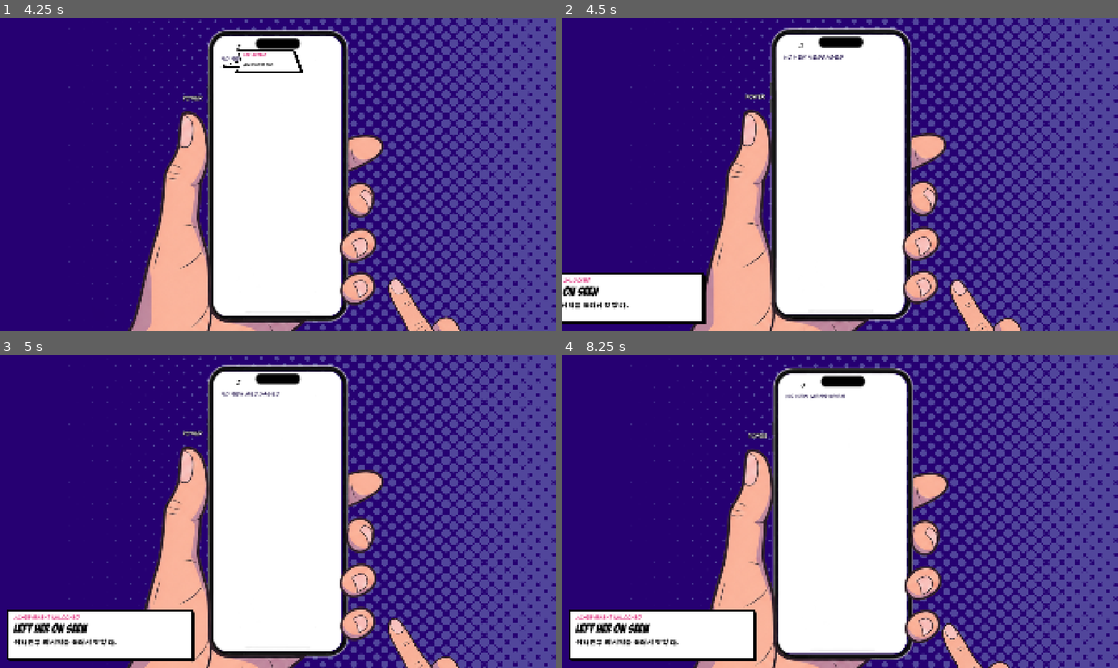
Above: before the commit, frames 1-4 (two rows, left to right).
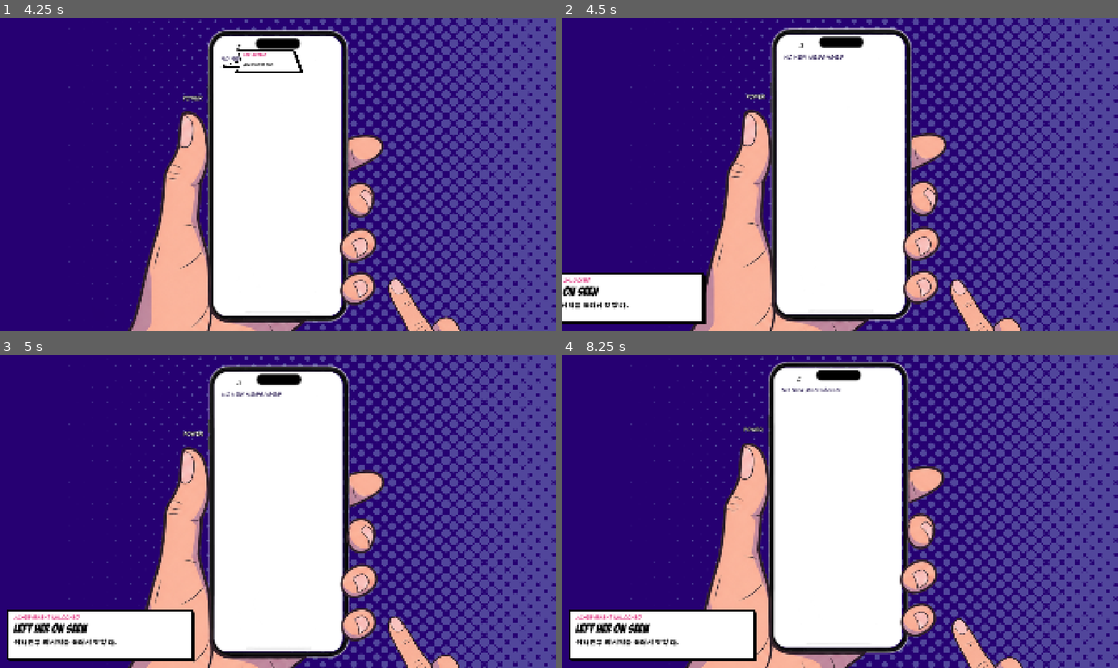
Above: after the commit, the same moments.

Repository: xyur2/DLQ
Game: Godot game, scene res://scenes/ui/intro_screen.tscn
Same seed, same stepped clock (60 frames per second), same inputs: the game is played once before the commit and once after it.
Inputs (mouse positions are in pixels of both pictures, inside the frame that each line leads up to):
- Up to frame 1 (4.25 s): tap Enter at 0.5 s; move the mouse to (400, 158) at 0.52 s; hold D (move_right) 0.53-1.25 s; hold E (interact) 0.53-1.25 s; click (400, 158) at 0.67 s; click "ENDLESS MODE" at 1.25 s; move the mouse to (533, 309) at 2.02 s; hold S (move_down) 2.03-2.78 s; tap N (next_level) at 2.1 s; click (533, 309) at 2.17 s; move the mouse to (333, 105) at 2.77 s; hold D (move_right) 2.78-3.53 s; hold Q (open_phone) 2.78-3.53 s; move the mouse to (250, 237) at 3.52 s; hold W (move_up) from 3.53 s (still down); tap Z at 3.6 s; click (250, 237) at 3.67 s
- Up to frame 2 (4.5 s): move the mouse to (823, 61) at 4.27 s; release W (move_up) at 4.28 s; hold A (move_left) from 4.28 s (still down); hold E (interact) from 4.28 s (still down); click (823, 61) at 4.42 s
- Up to frame 3 (5 s): keep holding A (move_left); keep holding E (interact)
- Up to frame 4 (8.25 s): move the mouse to (673, 464) at 5.02 s; release E (interact) at 5.03 s; tap N (next_level) at 5.1, 8.1 s; move the mouse to (867, 511) at 5.77 s; release A (move_left) at 5.78 s; hold S (move_down) 5.78-6.53 s; hold Q (open_phone) 5.78-6.53 s; click (867, 511) at 5.92 s; move the mouse to (756, 433) at 6.52 s; hold D (move_right) 6.53-7.28 s; tap Z at 6.6 s; move the mouse to (962, 495) at 7.27 s; hold W (move_up) 7.28-8.03 s; hold E (interact) 7.28-8.03 s; move the mouse to (728, 527) at 8.02 s; hold D (move_right) from 8.03 s (still down); click (728, 527) at 8.17 s

Frame 1 is identical in both runs. In frame 2, 1.9% of the frame differs, in the area x 23-83%, y 4-100%; in frame 3, 4.1%; in frame 4, 10%, in the area x 22-83%, y 2-100%.

Commit message:
레벨 난이도 표 수정, 무한 모드 난이도를 따로 올리기
- 레벨 1~9: 사람 수, 따라오는 사람, DM 주기·쉬는 시간, 가짜 글자, 답장 문구 비율을 새 표대로
- 무한 모드: 27명에서 1분마다 +1(최대 50), 따라오는 사람 1명에서 1시간마다 +1(최대 10)
- 무한 모드: 가짜 글자 1시간마다 +3, 칸을 넘으면 칸 가득. 풍선 간격·흩어짐·어긋남은 가짜 글자 수에 맞는 레벨 값
- 무한 모드: 답장 문구 비율을 계단식으로 (③ 중심 → ④ → ⑤ → ⑥ → ⑥만), DM 주기는 레벨 4부터
- 무한 모드: 시계 1시간마다 1000점

Co-Authored-By: Claude Opus 5.5 <noreply@anthropic.com>

Diff:
--- a/scripts/game_config.gd
+++ b/scripts/game_config.gd
@@ -139,6 +139,7 @@
 
 # 점수
 const SCORE_CLEAR: int = 2000                 # 레벨 클리어 보너스. 모든 레벨 같음. 무한 모드·테스트 맵은 없음
+const SCORE_ENDLESS_HOUR: int = 1000          # 무한 모드: 시계가 1시간 지날 때마다 (10시 → 11시 …)
 const SCORE_REPLY_BASE: int = 200             # 1단계에서 답장할 때
 const SCORE_REPLY_STAGE_PENALTY: int = 20     # 밀린 단계마다 깎임
 const SCORE_REPLY_MIN: int = 20
@@ -186,20 +187,19 @@
 # 플레이할 수 있는 레벨 9개. 화면에는 Level 1~9로 나온다(level_index 0~8).
 # 레벨마다 맵 파일이 따로 있다(level_N.tscn). 소품·문 배치는 레벨마다 따로 고칠 수 있다.
 # 방 구조는 3레벨마다 바뀐다: 1~3 큰 방 + 작은 방, 4~6 큰 방 + 작은 방 4개, 7~9 큰 방 - 긴 복도 - 큰 방, 복도 옆 작은 방 3개.
-# DM 주기와 답장 후 쉬는 시간은 레벨 5까지 짧아지고(3.0 → 2.4초, 5 → 4초) 그 뒤로는 그대로다.
-# 휴대폰 답장 난이도 (기획 표):
-#   레벨 | 답장 문구 묶음 비율 (reply_weights) | 글자 풍선               | 풍선 간격
-#   1    | 1                                    | 필요한 글자만            | 서로 떨어져 (가지런히)
-#   2    | 6:4 (+ 한 단어 길게)                 | 필요한 글자만            | 서로 떨어져 (가지런히)
-#   3    | 4:3:3 (+ 두 단어 짧게)               | 필요한 글자만            | 불규칙하게 떨어져
-#   4    | 3:3:4                                | 필요한 글자만            | 불규칙하게 떨어져
-#   5    | 2:3:5                                | 가짜 글자 3개            | 불규칙하게 붙어
-#   6    | 2:2:3:3 (+ 두 단어 길게)             | 가짜 글자 3개            | 불규칙하게 붙어
-#   7    | 1:2:2:3:2 (+ 세 단어 짧게)           | 가짜 글자 3개            | 빽빽하게
-#   8    | 1:1:2:2:2:2 (+ 세 단어 길게)         | 가짜 글자 3개            | 빽빽하게
-#   9    | 1:1:1:2:2:3                          | 가짜 글자로 칸을 꽉 채움 | 빽빽하게
-# 답장 문구는 레벨이 오를수록 묶음이 하나씩 더해지고(앞 레벨의 문구도 계속 나옴), 길고 단어가 많은 묶음의 비율이 커진다.
-# 사람 수 = 맵의 방 기본 인원 합(8, 14, 20) + npc_bonus(맵 안에서 1번째 레벨 2, 2번째 4, 3번째 6).
+# DM 주기는 레벨 1의 3초에서 레벨 9의 2초까지, 답장 후 쉬는 시간은 4.5초에서 3초까지 레벨마다 같은 만큼 줄어든다.
+# 레벨 | 사람 | 따라오는 사람 | DM 주기 | 쉬는 시간 | 가짜 글자 | 풍선 간격 | 흩어짐 | 어긋남 | 답장 문구 묶음 비율 (reply_weights)
+#   1  |  10  |  1  | 3.0   | 4.5    | 0       | 40 | 2.0 | 0  | 100
+#   2  |  13  |  1  | 2.875 | 4.3125 | 1       | 40 | 2.0 | 0  | 60:40
+#   3  |  16  |  2  | 2.75  | 4.125  | 2       | 36 | 1.8 | 14 | 40:30:30
+#   4  |  19  |  2  | 2.625 | 3.9375 | 3       | 36 | 1.8 | 14 | 30:30:40
+#   5  |  22  |  3  | 2.5   | 3.75   | 4       | 16 | 1.3 | 5  | 20:30:50
+#   6  |  25  |  3  | 2.375 | 3.5625 | 5       | 16 | 1.3 | 5  | 20:20:30:30
+#   7  |  28  |  4  | 2.25  | 3.375  | 6       | 6  | 1.0 | 0  | 10:20:20:30:20
+#   8  |  31  |  4  | 2.125 | 3.1875 | 7       | 6  | 1.0 | 0  | 10:10:20:20:20:20
+#   9  |  34  |  5  | 2.0   | 3.0    | 칸 가득 | 6  | 1.0 | 0  | 0:5:15:20:25:35
+# 답장 문구 묶음: ① 한 단어 짧게 ② 한 단어 길게 ③ 두 단어 짧게 ④ 두 단어 길게 ⑤ 세 단어 짧게 ⑥ 세 단어 길게.
+# 사람 수 = 맵의 방 기본 인원 합(레벨 1~3: 8, 4~6: 14, 7~9: 20) + npc_bonus.
 # 같은 키를 모든 레벨에 둔다. 레벨을 늘리려면 항목과 씬을 추가한다.
 const LEVELS: Array = [
     {
@@ -209,8 +209,8 @@
         'npc_kinds': {},           # 종류별 인원. 예: {'active': 1, 'tracker': 1, 'attention': 1, 'interactive': 1}. 나머지는 일반
         'follower_count': 1,       # follower_option을 켜고 시작하는 사람 수 (일반 사람 중에서)
         'dm_interval': 3.0,        # DM 도착 주기(초). 휴대폰을 보는 동안은 멈춘다
-        'reply_cooldown': 5.0,     # 답장한 뒤 다음 DM까지 쉬는 시간(초)
-        'reply_weights': [1],      # REPLY_PHRASE_GROUPS 묶음별로 뽑힐 비율. 개수만큼 앞에서부터 묶음을 쓴다. 예: [2, 1]이면 묶음1 2/3, 묶음2 1/3
+        'reply_cooldown': 4.5,     # 답장한 뒤 다음 DM까지 쉬는 시간(초)
+        'reply_weights': [100],    # REPLY_PHRASE_GROUPS 묶음별로 뽑힐 비율. 개수만큼 앞에서부터 묶음을 쓴다. 예: [2, 1]이면 묶음1 2/3, 묶음2 1/3
         'decoy_count': 0,          # 단어 글자 외에 섞이는 가짜 알파벳 수. -1이면 칸(LETTER_GRID)을 꽉 채운다
         'letter_gap': 40.0,        # 휴대폰 글자 풍선 사이 간격(px). LETTER_MIN_GAP보다 작아지지 않음
         'letter_spread': 2.0,      # 풍선을 흩어 놓는 정도. 줄 수 = 풍선 수 × 이 값 ÷ 열 수 (1이면 빈칸 없이 모임, 최대 6줄)
@@ -218,51 +218,69 @@
         'caught_radius': 80.0,
         'wrong_lock_time': 2.0,    # 틀린 알파벳을 눌렀을 때 터치가 막히는 시간(초)
     },
-    {'title': 'Level 2: More Guests', 'scene': 'res://scenes/top_view/levels/level_2.tscn', 'npc_bonus': 4, 'npc_kinds': {},
-        'follower_count': 1, 'dm_interval': 2.85, 'reply_cooldown': 4.75,
-        'reply_weights': [6, 4], 'decoy_count': 0,
+    {'title': 'Level 2: More Guests', 'scene': 'res://scenes/top_view/levels/level_2.tscn', 'npc_bonus': 5, 'npc_kinds': {},
+        'follower_count': 1, 'dm_interval': 2.875, 'reply_cooldown': 4.3125,
+        'reply_weights': [60, 40], 'decoy_count': 1,
         'letter_gap': 40.0, 'letter_spread': 2.0, 'letter_jitter': 0.0, 'caught_radius': 80.0, 'wrong_lock_time': 2.0},
-    {'title': 'Level 3: Crowded Side Room', 'scene': 'res://scenes/top_view/levels/level_3.tscn', 'npc_bonus': 6, 'npc_kinds': {},
-        'follower_count': 1, 'dm_interval': 2.7, 'reply_cooldown': 4.5,
-        'reply_weights': [4, 3, 3], 'decoy_count': 0,
+    {'title': 'Level 3: Crowded Side Room', 'scene': 'res://scenes/top_view/levels/level_3.tscn', 'npc_bonus': 8, 'npc_kinds': {},
+        'follower_count': 2, 'dm_interval': 2.75, 'reply_cooldown': 4.125,
+        'reply_weights': [40, 30, 30], 'decoy_count': 2,
         'letter_gap': 36.0, 'letter_spread': 1.8, 'letter_jitter': 14.0, 'caught_radius': 80.0, 'wrong_lock_time': 2.0},
-    {'title': 'Level 4: Little Rooms', 'scene': 'res://scenes/top_view/levels/level_4.tscn', 'npc_bonus': 2, 'npc_kinds': {},
-        'follower_count': 2, 'dm_interval': 2.55, 'reply_cooldown': 4.25,
-        'reply_weights': [3, 3, 4], 'decoy_count': 0,
+    {'title': 'Level 4: Little Rooms', 'scene': 'res://scenes/top_view/levels/level_4.tscn', 'npc_bonus': 5, 'npc_kinds': {},
+        'follower_count': 2, 'dm_interval': 2.625, 'reply_cooldown': 3.9375,
+        'reply_weights': [30, 30, 40], 'decoy_count': 3,
         'letter_gap': 36.0, 'letter_spread': 1.8, 'letter_jitter': 14.0, 'caught_radius': 80.0, 'wrong_lock_time': 2.0},
-    {'title': 'Level 5: Guests Everywhere', 'scene': 'res://scenes/top_view/levels/level_5.tscn', 'npc_bonus': 4, 'npc_kinds': {},
-        'follower_count': 2, 'dm_interval': 2.4, 'reply_cooldown': 4.0,
-        'reply_weights': [2, 3, 5], 'decoy_count': 3,
+    {'title': 'Level 5: Guests Everywhere', 'scene': 'res://scenes/top_view/levels/level_5.tscn', 'npc_bonus': 8, 'npc_kinds': {},
+        'follower_count': 3, 'dm_interval': 2.5, 'reply_cooldown': 3.75,
+        'reply_weights': [20, 30, 50], 'decoy_count': 4,
         'letter_gap': 16.0, 'letter_spread': 1.3, 'letter_jitter': 5.0, 'caught_radius': 80.0, 'wrong_lock_time': 2.0},
-    {'title': 'Level 6: No Empty Rooms', 'scene': 'res://scenes/top_view/levels/level_6.tscn', 'npc_bonus': 6, 'npc_kinds': {},
-        'follower_count': 2, 'dm_interval': 2.4, 'reply_cooldown': 4.0,
-        'reply_weights': [2, 2, 3, 3], 'decoy_count': 3,
+    {'title': 'Level 6: No Empty Rooms', 'scene': 'res://scenes/top_view/levels/level_6.tscn', 'npc_bonus': 11, 'npc_kinds': {},
+        'follower_count': 3, 'dm_interval': 2.375, 'reply_cooldown': 3.5625,
+        'reply_weights': [20, 20, 30, 30], 'decoy_count': 5,
         'letter_gap': 16.0, 'letter_spread': 1.3, 'letter_jitter': 5.0, 'caught_radius': 80.0, 'wrong_lock_time': 2.0},
-    {'title': 'Level 7: The Long Hallway', 'scene': 'res://scenes/top_view/levels/level_7.tscn', 'npc_bonus': 2, 'npc_kinds': {},
-        'follower_count': 3, 'dm_interval': 2.4, 'reply_cooldown': 4.0,
-        'reply_weights': [1, 2, 2, 3, 2], 'decoy_count': 3,
+    {'title': 'Level 7: The Long Hallway', 'scene': 'res://scenes/top_view/levels/level_7.tscn', 'npc_bonus': 8, 'npc_kinds': {},
+        'follower_count': 4, 'dm_interval': 2.25, 'reply_cooldown': 3.375,
+        'reply_weights': [10, 20, 20, 30, 20], 'decoy_count': 6,
         'letter_gap': 6.0, 'letter_spread': 1.0, 'letter_jitter': 0.0, 'caught_radius': 80.0, 'wrong_lock_time': 2.0},
-    {'title': 'Level 8: Hallway Crowd', 'scene': 'res://scenes/top_view/levels/level_8.tscn', 'npc_bonus': 4, 'npc_kinds': {},
-        'follower_count': 3, 'dm_interval': 2.4, 'reply_cooldown': 4.0,
-        'reply_weights': [1, 1, 2, 2, 2, 2], 'decoy_count': 3,
+    {'title': 'Level 8: Hallway Crowd', 'scene': 'res://scenes/top_view/levels/level_8.tscn', 'npc_bonus': 11, 'npc_kinds': {},
+        'follower_count': 4, 'dm_interval': 2.125, 'reply_cooldown': 3.1875,
+        'reply_weights': [10, 10, 20, 20, 20, 20], 'decoy_count': 7,
         'letter_gap': 6.0, 'letter_spread': 1.0, 'letter_jitter': 0.0, 'caught_radius': 80.0, 'wrong_lock_time': 2.0},
-    {'title': 'Level 9: Last Call', 'scene': 'res://scenes/top_view/levels/level_9.tscn', 'npc_bonus': 6, 'npc_kinds': {},
-        'follower_count': 3, 'dm_interval': 2.4, 'reply_cooldown': 4.0,
-        'reply_weights': [1, 1, 1, 2, 2, 3], 'decoy_count': -1,
+    {'title': 'Level 9: Last Call', 'scene': 'res://scenes/top_view/levels/level_9.tscn', 'npc_bonus': 14, 'npc_kinds': {},
+        'follower_count': 5, 'dm_interval': 2.0, 'reply_cooldown': 3.0,
+        'reply_weights': [0, 5, 15, 20, 25, 35], 'decoy_count': -1,
         'letter_gap': 6.0, 'letter_spread': 1.0, 'letter_jitter': 0.0, 'caught_radius': 80.0, 'wrong_lock_time': 2.0},
 ]
 
 # 무한 모드. 방과 벽 없이 상하좌우로 끝없이 이어진 바닥(ENDLESS_SCENE).
 # 사람과 소품은 플레이어 둘레 구역(ENDLESS_ZONE_HALF) 안, 화면 밖에서 생기고, 구역에서 멀어지고 화면 밖이면 사라진다.
-# 소품은 한 번 쓰면 사라진다. 게임 시간 1시간(ENDLESS_LEVEL_SEC, 시계 1시간)마다 무한 레벨이 오른다.
-# 무한 레벨 n의 사람 수 = START + STEP × (n − 1), 레벨 9에서 상한(40명).
-# DM 주기·쉬는 시간, 답장 문구, 글자 풍선 간격, 섞이는 글자는 일반 레벨 n(9 이상이면 레벨 9)과 같다. DM 주기는 레벨 5에서 상한.
+# 소품은 한 번 쓰면 사라진다. 10시에 시작해 게임 시간 1시간(ENDLESS_LEVEL_SEC, 시계 1시간)마다 무한 레벨이 오르고 SCORE_ENDLESS_HOUR점을 받는다.
+# 난이도는 일반 레벨 표와 따로 오른다 (GameState.endless_config):
+#   사람 수      27명에서 실제 시간 1분마다 +1, 최대 50명
+#   따라오는 사람 1명에서 1시간마다 +1, 최대 10명
+#   가짜 글자    0개에서 1시간마다 +3, 가장 긴 단어와 합쳐 칸을 넘으면 칸 가득 (무한 레벨 7부터)
+#   풍선 간격·흩어짐·어긋남  일반 레벨 표에서 가짜 글자 수가 같거나 바로 아래인 레벨의 값
+#   답장 문구 비율 ENDLESS_REPLY_STEPS 계단을 무한 레벨 3개마다 하나씩 (③ 중심 → ④ → ⑤ → ⑥ → ⑥만)
+#   DM 주기·쉬는 시간  일반 레벨 ENDLESS_START_DIFFICULTY부터 1시간마다 한 레벨씩 (레벨 9에서 상한)
 const ENDLESS_SCENE: String = 'res://scenes/top_view/levels/endless.tscn'
 const ENDLESS_LEVEL_SEC: float = 180.0          # 게임 시간 1시간 (SURVIVE_TIME과 같음)
-const ENDLESS_NPC_START: int = 18               # 구역 안 사람 수 (시작할 때)
-const ENDLESS_NPC_PER_MINUTE: int = 1           # 실제 시간 1분마다 늘어나는 사람 수 (무한 레벨과 상관없음)
-const ENDLESS_NPC_MAX: int = 40
-const ENDLESS_FOLLOWER_MAX: int = 3             # 따라오는 사람. 1명에서 3레벨마다 +1
+const ENDLESS_START_DIFFICULTY: int = 4         # 무한 레벨 1의 DM 주기·쉬는 시간 = 일반 레벨 4
+const ENDLESS_NPC_START: int = 27               # 시작할 때 구역 안 사람 수
+const ENDLESS_NPC_PER_MINUTE: int = 1           # 실제 시간 1분마다 늘어나는 사람 수
+const ENDLESS_NPC_MAX: int = 50
+const ENDLESS_FOLLOWER_START: int = 1           # 따라오는 사람: 시작
+const ENDLESS_FOLLOWER_PER_HOUR: int = 1        # 게임 시간 1시간마다 늘어나는 수
+const ENDLESS_FOLLOWER_MAX: int = 10
+const ENDLESS_DECOY_PER_HOUR: int = 3           # 게임 시간 1시간마다 늘어나는 가짜 글자 수
+# 무한 모드 답장 문구 비율 계단. 묶음 ①~⑥ 순서. 가장 높은 묶음 50, 바로 옆 20, 두 칸 옆 5, 그 밖은 0.
+const ENDLESS_REPLY_STEPS: Array = [
+    [5, 20, 50, 20, 5, 0],     # 무한 레벨 1~3: ③ 중심
+    [0, 5, 20, 50, 20, 5],     # 4~6: ④ 중심
+    [0, 0, 5, 20, 50, 20],     # 7~9: ⑤ 중심
+    [0, 0, 0, 5, 20, 50],      # 10~12: ⑥ 중심
+    [0, 0, 0, 0, 0, 1],        # 13~: ⑥만
+]
+const ENDLESS_REPLY_STEP_HOURS: float = 3.0     # 게임 시간 이만큼마다 한 계단 오른다 (무한 레벨 3개)
 const ENDLESS_ZONE_HALF: Vector2 = Vector2(960.0, 720.0)   # 플레이어 둘레 1920×1440 구역. 40명이면 큰 방(960×720)에 10명꼴
 const ENDLESS_GATHER_SIZE: Vector2 = Vector2(960.0, 720.0)  # 방 전체를 모으는 소품(플레이리스트)이 모으는 범위: 소품 가운데의 큰 방 크기
 const ENDLESS_DESPAWN_MARGIN: float = 240.0     # 구역에서 이만큼 더 멀어지고 화면 밖이면 사라진다
--- a/scripts/game_state.gd
+++ b/scripts/game_state.gd
@@ -129,22 +129,64 @@
 	return 'Level 0' if test_level else 'Level %d' % (level_index + 1)
 
 
-## 무한 모드 레벨 level의 설정. 사람 수는 1분마다 늘어나고(endless_npc_target, 상한 ENDLESS_NPC_MAX), DM 주기·쉬는 시간,
-## 답장 문구, 글자 풍선은 일반 레벨 level(9 이상이면 레벨 9)과 같다. DM 주기는 레벨 5에서 상한.
+## 무한 모드 레벨 level(게임 시간 1시간마다 +1)의 설정. 일반 레벨 표와 따로 오른다.
+## - DM 주기·답장 후 쉬는 시간: 일반 레벨 ENDLESS_START_DIFFICULTY부터 한 레벨씩(레벨 9에서 상한)
+## - 따라오는 사람: ENDLESS_FOLLOWER_START명에서 1시간마다 ENDLESS_FOLLOWER_PER_HOUR명씩, 최대 ENDLESS_FOLLOWER_MAX
+## - 가짜 글자: 1시간마다 ENDLESS_DECOY_PER_HOUR개씩. 가장 긴 단어와 합쳐 칸(LETTER_GRID)을 넘으면 칸 가득(-1)
+## - 풍선 간격·흩어짐·어긋남: 일반 레벨 표에서 가짜 글자 수가 같거나 바로 아래인 레벨의 값 (endless_letter_layout)
+## - 답장 문구 비율: endless_reply_weights
+## - 사람 수: 실제 시간 1분마다 늘어난다 (endless_npc_target, _update_endless_level이 바꾼다)
 static func endless_config(level: int) -> Dictionary:
-	var step: int = maxi(level - 1, 0)
-	var every_three: int = floori(step / 3.0)
-	# DM·휴대폰 답장 관련 값(dm_interval, reply_weights, decoy_count, letter_* 등)은 일반 레벨에서 그대로 가져온다.
-	var result: Dictionary = (GameConfig.LEVELS[mini(step, GameConfig.LEVELS.size() - 1)] as Dictionary).duplicate()
+	var hours: int = maxi(level - 1, 0)
+	var dm_index: int = mini(hours + GameConfig.ENDLESS_START_DIFFICULTY - 1, GameConfig.LEVELS.size() - 1)
+	var result: Dictionary = (GameConfig.LEVELS[dm_index] as Dictionary).duplicate()
 	result['title'] = 'Endless Mode Level %d' % level
 	result['scene'] = GameConfig.ENDLESS_SCENE
-	result['npc_target'] = endless_npc_target(GameConfig.ENDLESS_LEVEL_SEC * step)   # 이후로는 1분마다 _update_endless_level이 바꾼다
+	result['npc_target'] = endless_npc_target(GameConfig.ENDLESS_LEVEL_SEC * hours)
 	result['npc_bonus'] = 0
 	result['npc_kinds'] = {}
-	result['follower_count'] = mini(1 + every_three, GameConfig.ENDLESS_FOLLOWER_MAX)
+	result['follower_count'] = mini(GameConfig.ENDLESS_FOLLOWER_START + GameConfig.ENDLESS_FOLLOWER_PER_HOUR * hours,
+		GameConfig.ENDLESS_FOLLOWER_MAX)
+	var decoys: int = GameConfig.ENDLESS_DECOY_PER_HOUR * hours
+	if decoys + _longest_reply_word() >= GameConfig.LETTER_GRID.x * GameConfig.LETTER_GRID.y:
+		decoys = -1
+	result['decoy_count'] = decoys
+	var layout: Dictionary = endless_letter_layout(decoys)
+	for key: String in ['letter_gap', 'letter_spread', 'letter_jitter']:
+		result[key] = layout[key]
+	result['reply_weights'] = endless_reply_weights(level)
 	result['caught_radius'] = 80.0
 	result['wrong_lock_time'] = 2.0
 	return result
+
+
+## 가짜 글자 decoys개일 때 쓸 일반 레벨 설정: 가짜 글자 수가 decoys 이하인 레벨 중 가장 많은 것. -1(칸 가득)은 칸 가득 레벨.
+static func endless_letter_layout(decoys: int) -> Dictionary:
+	var best: Dictionary = GameConfig.LEVELS[0]
+	for entry: Dictionary in GameConfig.LEVELS:
+		var count: int = int(entry['decoy_count'])
+		if decoys < 0:
+			if count < 0:
+				return entry
+		elif count >= 0 and count <= decoys and count >= int(best['decoy_count']):
+			best = entry
+	return best
+
+
+## 무한 모드 답장 문구 비율: ENDLESS_REPLY_STEPS를 ENDLESS_REPLY_STEP_HOURS시간마다 한 계단씩 오른다. 마지막 계단에서 멈춘다.
+static func endless_reply_weights(level: int) -> Array:
+	var steps: Array = GameConfig.ENDLESS_REPLY_STEPS
+	var index: int = floori(float(maxi(level - 1, 0)) / maxf(GameConfig.ENDLESS_REPLY_STEP_HOURS, 1.0))
+	return steps[mini(index, steps.size() - 1)]
+
+
+static func _longest_reply_word() -> int:
+	var longest: int = 0
+	for group: Array in GameConfig.REPLY_PHRASE_GROUPS:
+		for phrase: String in group:
+			for word: String in phrase.split(' ', false):
+				longest = maxi(longest, word.length())
+	return longest
 
 
 func is_playing() -> bool:
@@ -178,7 +220,7 @@
 	_check_end()
 
 
-## 무한 모드: 게임 시간 1시간마다 레벨을 올리고 설정(cfg)을 바꾼다. 다음 DM, 다음 단어부터 적용된다.
+## 무한 모드: 게임 시간 1시간마다 레벨을 올리고 설정(cfg)을 바꾸고 SCORE_ENDLESS_HOUR점을 준다. 다음 DM, 다음 단어부터 적용된다.
 ## 사람 수는 레벨과 따로 실제 시간 1분마다 늘어난다(endless_npc_target).
 func _update_endless_level() -> void:
 	var level: int = 1 + floori(elapsed_time / GameConfig.ENDLESS_LEVEL_SEC)
@@ -186,6 +228,7 @@
 		endless_level = level
 		cfg = endless_config(level)
 		level_title_left = GameConfig.LEVEL_TITLE_SEC
+		_add_score(GameConfig.SCORE_ENDLESS_HOUR)
 		endless_level_changed.emit(level)
 	cfg['npc_target'] = endless_npc_target(elapsed_time)
 
